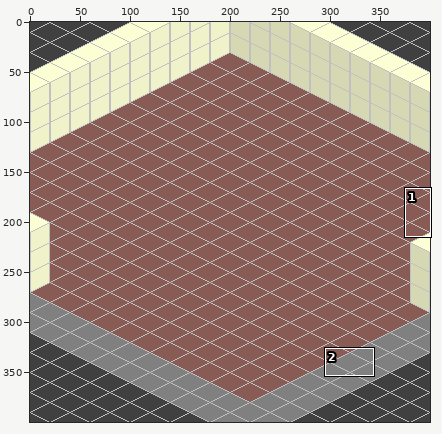
Two versions of one sprite sheet, graphics/background.png. Above, an overview of the earlier version with the close-up marked.
Close-up. Before:
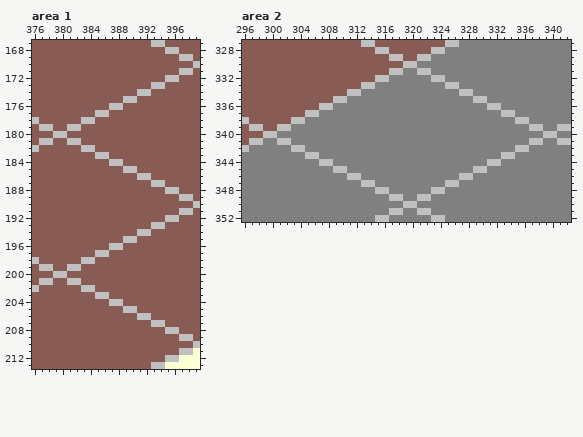
The file is 400x400 pixels. Colours within 5 levels of each other are drawn and written as one. Shown: area 1: x 376..399, y 167..213; area 2: x 296..342, y 327..352. The commit also changed other parts of the picture, which this record leaves out.
New version:
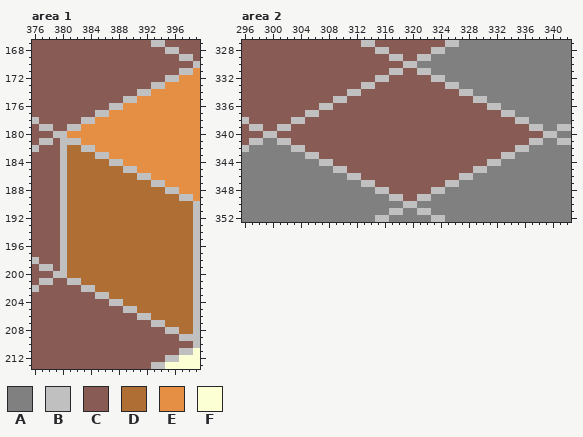
Palette (. is transparent): A #808080  B #c0c0c0  C #895b55  D #af6e34  E #e58f44  F #fcffd3
Edits made:
Area 1:
y 171: x 399 C -> E
y 172: x 397..399 CCC -> EEE
y 173: x 395..399 CCCCC -> EEEEE
y 174: x 393..399 CCCCCCC -> EEEEEEE
y 175: x 391..399 CCCCCCCCC -> EEEEEEEEE
y 176: x 389..399 CCCCCCCCCCC -> EEEEEEEEEEE
y 177: x 387..399 CCCCCCCCCCCCC -> EEEEEEEEEEEEE
y 178: x 385..399 CCCCCCCCCCCCCCC -> EEEEEEEEEEEEEEE
y 179: x 383..399 CCCCCCCCCCCCCCCCC -> EEEEEEEEEEEEEEEEE
y 180: x 381..399 CCCCCCCCCCCCCCCCCCC -> EEEEEEEEEEEEEEEEEEE
y 181: x 380 C -> B; x 383..399 CCCCCCCCCCCCCCCCC -> EEEEEEEEEEEEEEEEE
y 182: x 380..382 CCC -> BDD; x 385..399 CCCCCCCCCCCCCCC -> EEEEEEEEEEEEEEE
y 183: x 380..384 CCCCC -> BDDDD; x 387..399 CCCCCCCCCCCCC -> EEEEEEEEEEEEE
y 184: x 380..386 CCCCCCC -> BDDDDDD; x 389..399 CCCCCCCCCCC -> EEEEEEEEEEE
y 185: x 380..388 CCCCCCCCC -> BDDDDDDDD; x 391..399 CCCCCCCCC -> EEEEEEEEE
y 186: x 380..390 CCCCCCCCCCC -> BDDDDDDDDDD; x 393..399 CCCCCCC -> EEEEEEE
y 187: x 380..392 CCCCCCCCCCCCC -> BDDDDDDDDDDDD; x 395..399 CCCCC -> EEEEE
y 188: x 380..394 CCCCCCCCCCCCCCC -> BDDDDDDDDDDDDDD; x 397..399 CCC -> EEE
y 189: x 380..396 CCCCCCCCCCCCCCCCC -> BDDDDDDDDDDDDDDDD; x 399 C -> E
y 190: x 380..398 CCCCCCCCCCCCCCCCCCC -> BDDDDDDDDDDDDDDDDDD
y 191: x 380..399 CCCCCCCCCCCCCCCCCBBC -> BDDDDDDDDDDDDDDDDDDB
y 192: x 380..399 CCCCCCCCCCCCCCCBBCCC -> BDDDDDDDDDDDDDDDDDDB
y 193: x 380..399 CCCCCCCCCCCCCBBCCCCC -> BDDDDDDDDDDDDDDDDDDB
y 194: x 380..399 CCCCCCCCCCCBBCCCCCCC -> BDDDDDDDDDDDDDDDDDDB
y 195: x 380..399 CCCCCCCCCBBCCCCCCCCC -> BDDDDDDDDDDDDDDDDDDB
y 196: x 380..399 CCCCCCCBBCCCCCCCCCCC -> BDDDDDDDDDDDDDDDDDDB
y 197: x 380..399 CCCCCBBCCCCCCCCCCCCC -> BDDDDDDDDDDDDDDDDDDB
y 198: x 380..399 CCCBBCCCCCCCCCCCCCCC -> BDDDDDDDDDDDDDDDDDDB
y 199: x 380..399 CBBCCCCCCCCCCCCCCCCC -> BDDDDDDDDDDDDDDDDDDB
y 200: x 381..399 CCCCCCCCCCCCCCCCCCC -> DDDDDDDDDDDDDDDDDDB
y 201: x 383..399 CCCCCCCCCCCCCCCCC -> DDDDDDDDDDDDDDDDB
y 202: x 385..399 CCCCCCCCCCCCCCC -> DDDDDDDDDDDDDDB
y 203: x 387..399 CCCCCCCCCCCCC -> DDDDDDDDDDDDB
y 204: x 389..399 CCCCCCCCCCC -> DDDDDDDDDDB
y 205: x 391..399 CCCCCCCCC -> DDDDDDDDB
y 206: x 393..399 CCCCCCC -> DDDDDDB
y 207: x 395..399 CCCCC -> DDDDB
y 208: x 397..399 CCC -> DDB
y 209: x 399 C -> B
Area 2:
y 331: x 319..320 AA -> CC
y 332: x 317..322 AAAAAA -> CCCCCC
y 333: x 315..324 AAAAAAAAAA -> CCCCCCCCCC
y 334: x 313..326 AAAAAAAAAAAAAA -> CCCCCCCCCCCCCC
y 335: x 311..328 AAAAAAAAAAAAAAAAAA -> CCCCCCCCCCCCCCCCCC
y 336: x 309..330 AAAAAAAAAAAAAAAAAAAAAA -> CCCCCCCCCCCCCCCCCCCCCC
y 337: x 307..332 AAAAAAAAAAAAAAAAAAAAAAAAAA -> CCCCCCCCCCCCCCCCCCCCCCCCCC
y 338: x 305..334 AAAAAAAAAAAAAAAAAAAAAAAAAAAAAA -> CCCCCCCCCCCCCCCCCCCCCCCCCCCCCC
y 339: x 303..336 AAAAAAAAAAAAAAAAAAAAAAAAAAAAAAAAAA -> CCCCCCCCCCCCCCCCCCCCCCCCCCCCCCCCCC
y 340: x 301..338 AAAAAAAAAAAAAAAAAAAAAAAAAAAAAAAAAAAAAA -> CCCCCCCCCCCCCCCCCCCCCCCCCCCCCCCCCCCCCC
y 341: x 303..336 AAAAAAAAAAAAAAAAAAAAAAAAAAAAAAAAAA -> CCCCCCCCCCCCCCCCCCCCCCCCCCCCCCCCCC
y 342: x 305..334 AAAAAAAAAAAAAAAAAAAAAAAAAAAAAA -> CCCCCCCCCCCCCCCCCCCCCCCCCCCCCC
y 343: x 307..332 AAAAAAAAAAAAAAAAAAAAAAAAAA -> CCCCCCCCCCCCCCCCCCCCCCCCCC
y 344: x 309..330 AAAAAAAAAAAAAAAAAAAAAA -> CCCCCCCCCCCCCCCCCCCCCC
y 345: x 311..328 AAAAAAAAAAAAAAAAAA -> CCCCCCCCCCCCCCCCCC
y 346: x 313..326 AAAAAAAAAAAAAA -> CCCCCCCCCCCCCC
y 347: x 315..324 AAAAAAAAAA -> CCCCCCCCCC
y 348: x 317..322 AAAAAA -> CCCCCC
y 349: x 319..320 AA -> CC
Boxes around the changes in both close-ups, in picture pixels (x1, y1, x2, y2):
changed: (60, 68, 200, 341)
changed: (277, 68, 543, 201)
